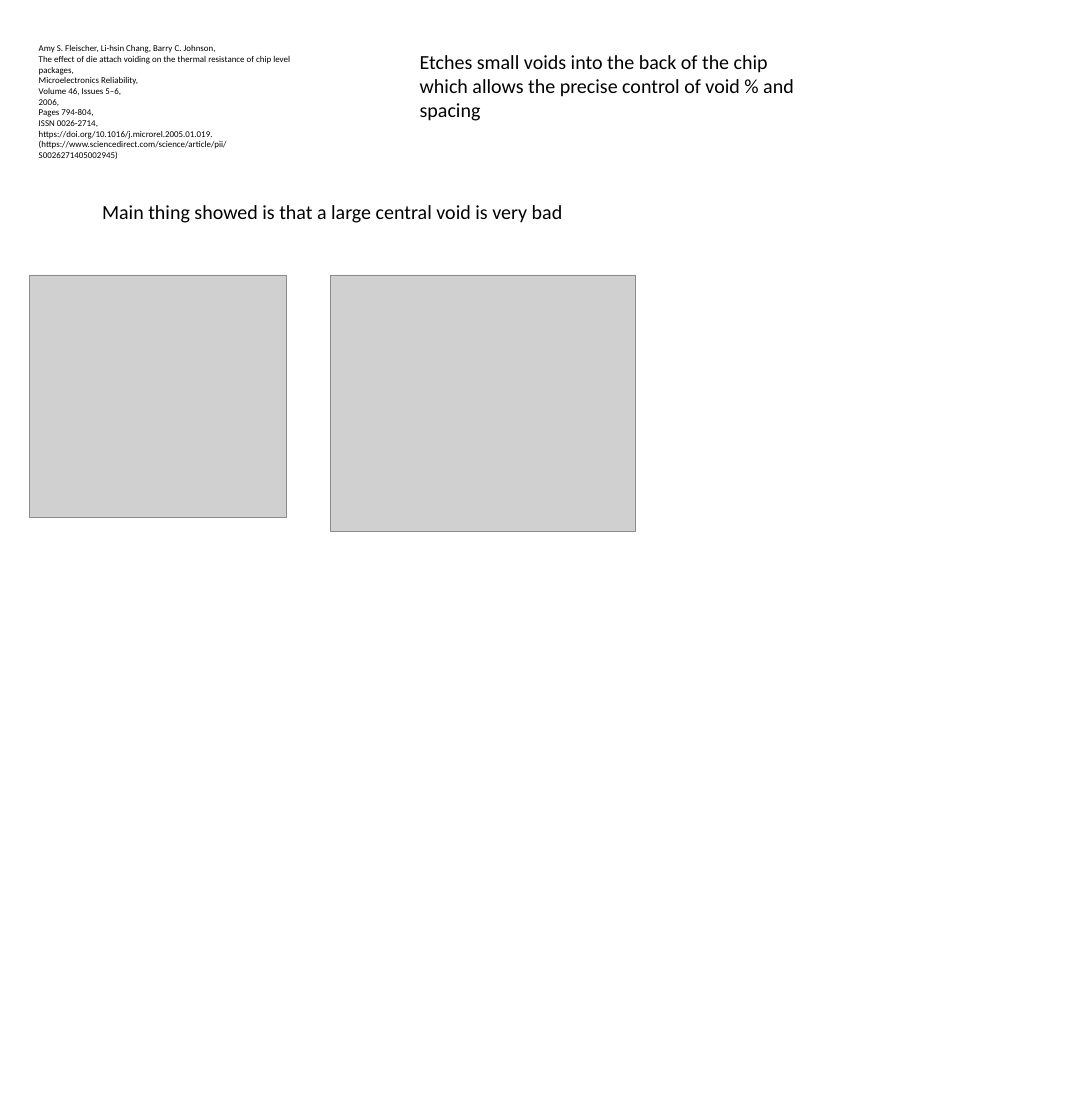
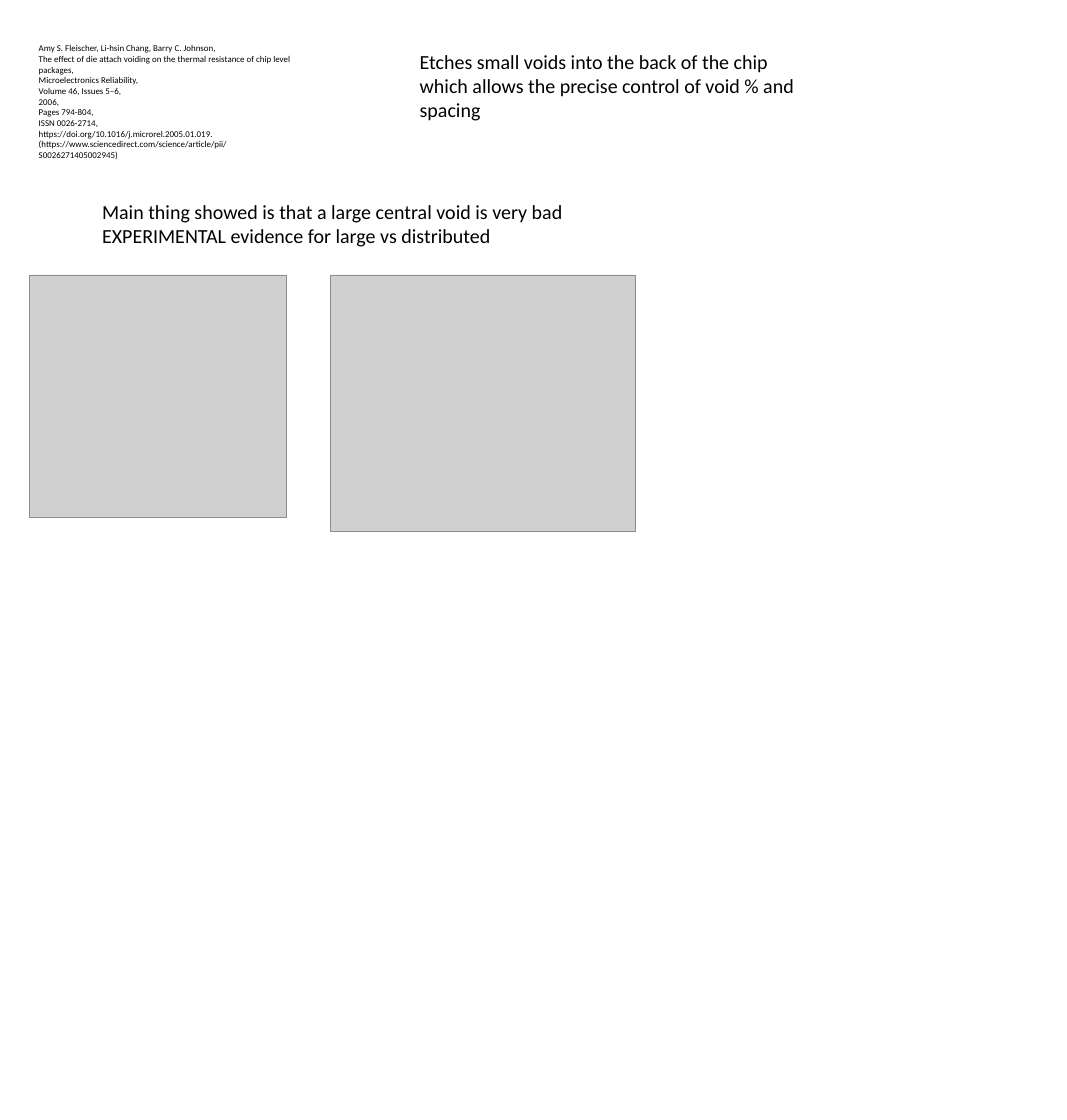
Before and after one commit to ArcticChicken855/Void-Study, a slide deck: slide 3 of Sources/MainSources.pptx. Drawn at 1067x1120 pixels with LibreOffice and Linux fonts; fonts in the diff are those of the drawing; grey boxes stand for pictures. Boxes give left, top, right and bottom in pixels: in the first picture for what was removed or moved away, otherwise in the second. Text is boxed around its words. In the diff, an @@ line names an element or a change of style, - is before the commit and + after.

```diff
--- a/Sources/MainSources.pptx
+++ b/Sources/MainSources.pptx
@@ text at (102,229,490,247): paragraph added @@
+EXPERIMENTAL evidence for large vs distributed
```
Also in this commit, not shown: 2 other slides changed, 5 slides added, 7 other files.
